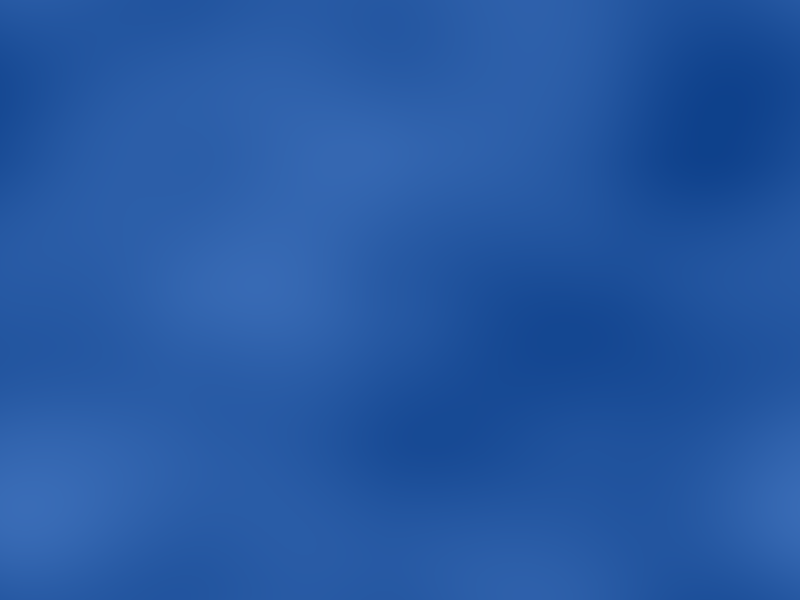
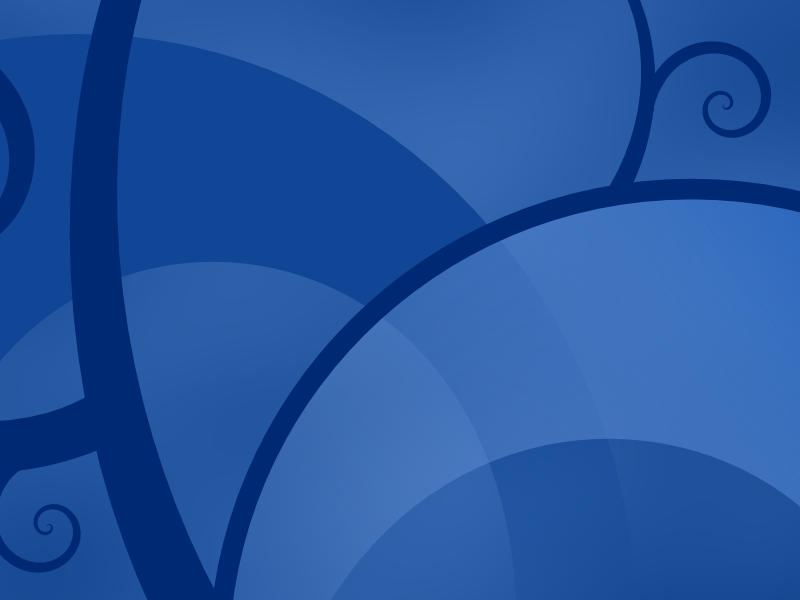
Comparing the layer stacks of the two 800 x 600 images. Changes:
renamed "Gradient" to "800x600.png", showed it, opacity 60% → 100%, painted on it over [0, 0, 800, 600]
painted on "Texture" over [0, 0, 800, 600]
